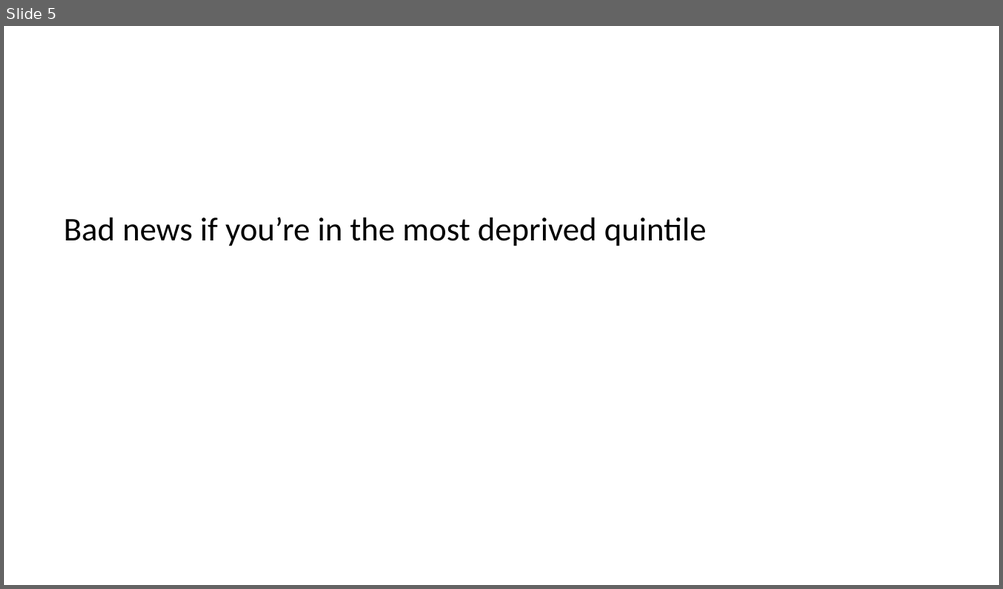
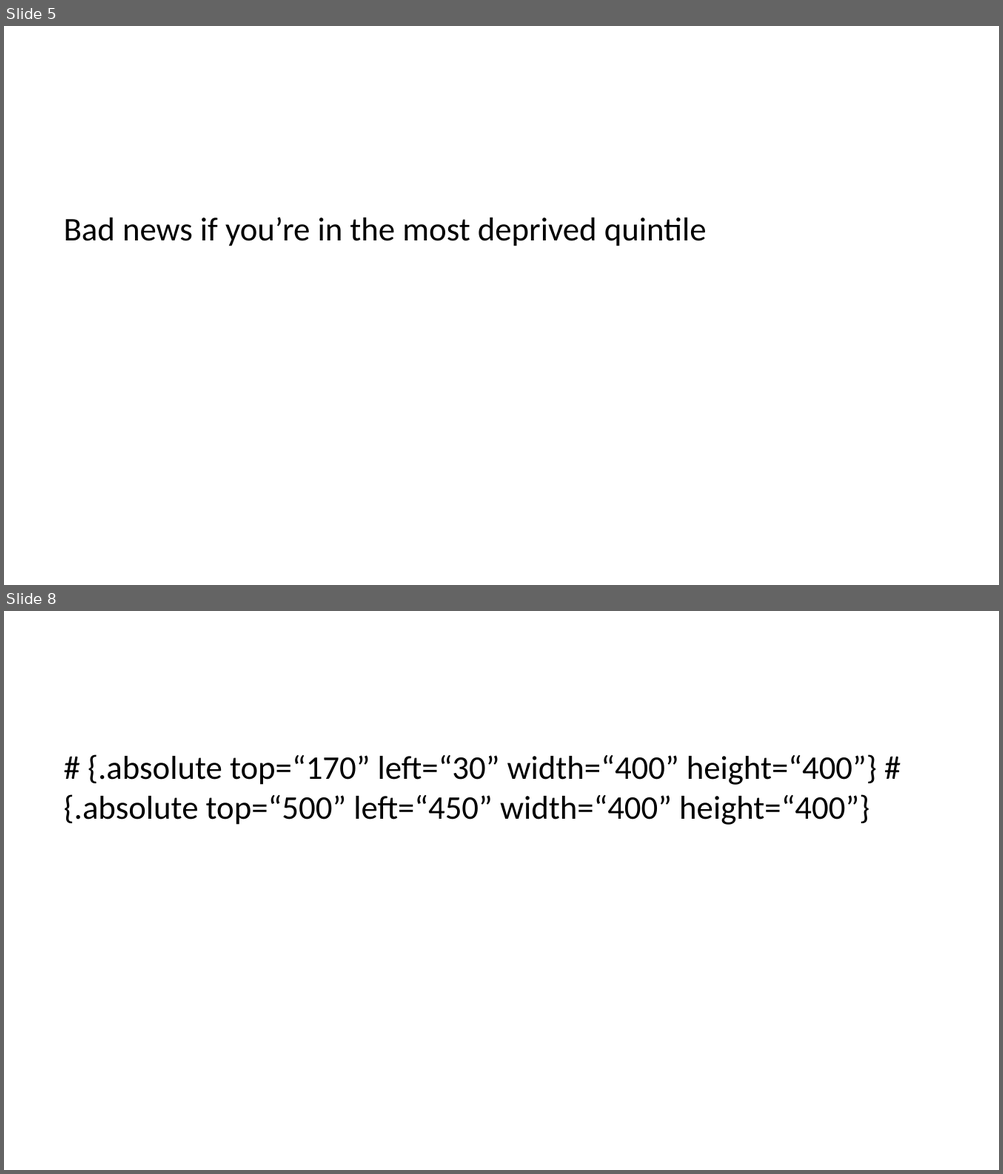
Before and after one commit to SamAllwood/Scotland_Bus_Access, a slide deck: slides.pptx. Shown one above the other, each under a label of ours: slide 5 before the commit, slides 5 and 8 after it; the slides between them are not shown. The pictures are 1003x589 and 1003x1174 pixels, drawn with LibreOffice and Linux fonts; fonts in the diff are those of the drawing. Boxes give left, top, right and bottom in pixels: in the first picture for what was removed or moved away, otherwise in the second. Text is boxed around its words. In the diff, an @@ line names an element or a change of style, - is before the commit and + after.

```diff
--- a/slides.pptx
+++ b/slides.pptx
@@ slide 8 added at bbox=[4, 611, 999, 1170], background #FFFFFF @@
@@ text added at bbox=[64, 755, 876, 825], 24 pt, text #000000 @@
+# {.absolute top=“170” left=“30” width=“400” height=“400”} # {.absolute top=“500” left=“450” width=“400” height=“400”}
```
Also in this commit, not shown: 2 slides changed.
